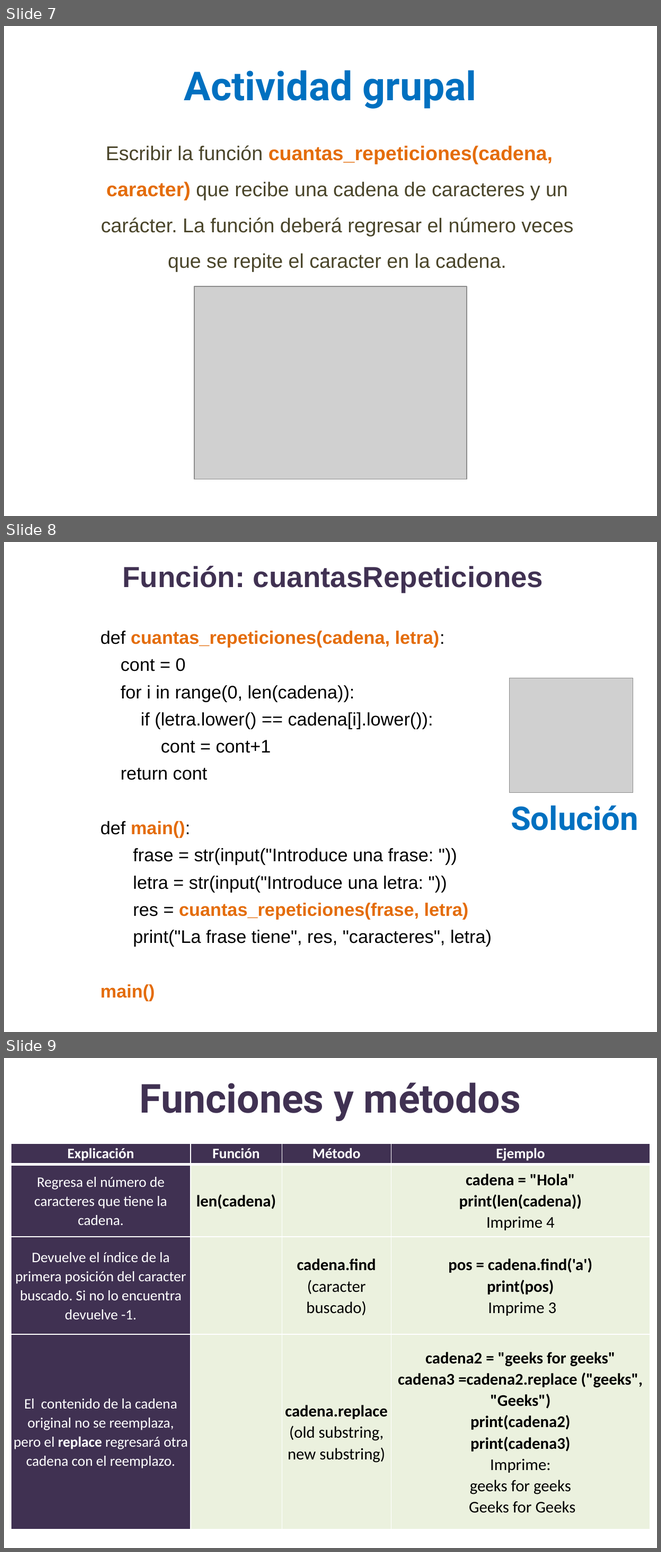
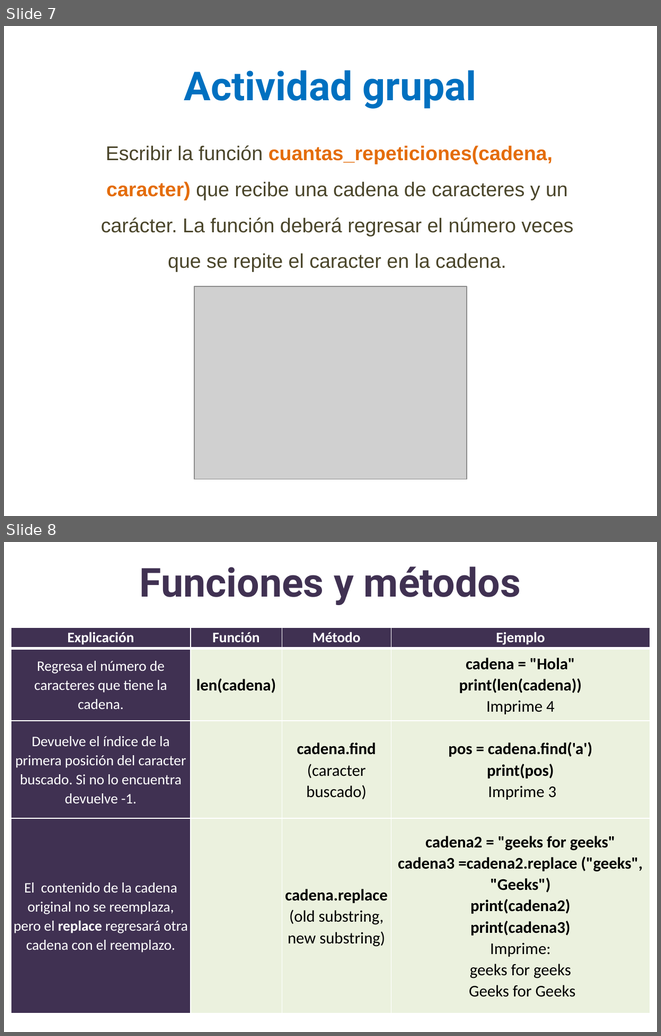
Before and after one commit to lizetheP/PensamientoC, a slide deck: CalendarioAgo20L/presentaciones/11_Strings.pptx. Shown one above the other, each under a label of ours: slides 7, 8 and 9 before the commit, slides 7 and 8 after it. The pictures are 661x1552 and 661x1036 pixels, drawn with LibreOffice and Linux fonts; fonts in the diff are those of the drawing; grey boxes stand for pictures. Boxes give left, top, right and bottom in pixels: in the first picture for what was removed or moved away, otherwise in the second. Text is boxed around its words. In the diff, an @@ line names an element or a change of style, - is before the commit and + after.

```diff
--- a/CalendarioAgo20L/presentaciones/11_Strings.pptx
+++ b/CalendarioAgo20L/presentaciones/11_Strings.pptx
@@ slide 8 removed at (4, 542, 657, 1032), background #FFFFFF @@
@@ title removed at (123, 566, 544, 592) @@
-Función: cuantasRepeticiones
@@ text removed at (100, 631, 492, 1000) @@
-def cuantas_repeticiones(cadena, letra):
-cont = 0
-for i in range(0, len(cadena)):
-if (letra.lower() == cadena[i].lower()):
-cont = cont+1
-return cont
-def main():
-  frase = str(input("Introduce una frase: "))
-  letra = str(input("Introduce una letra: "))
-  res = cuantas_repeticiones(frase, letra)
-  print("La frase tiene", res, "caracteres", letra)
-main()
@@ picture removed at (510, 678, 633, 792) @@
@@ text removed at (511, 805, 638, 830) @@
-Solución
@@ what was slide 9 is now slide 8 @@
```
Also in this commit, not shown: 2 slides changed, 3 other files.
